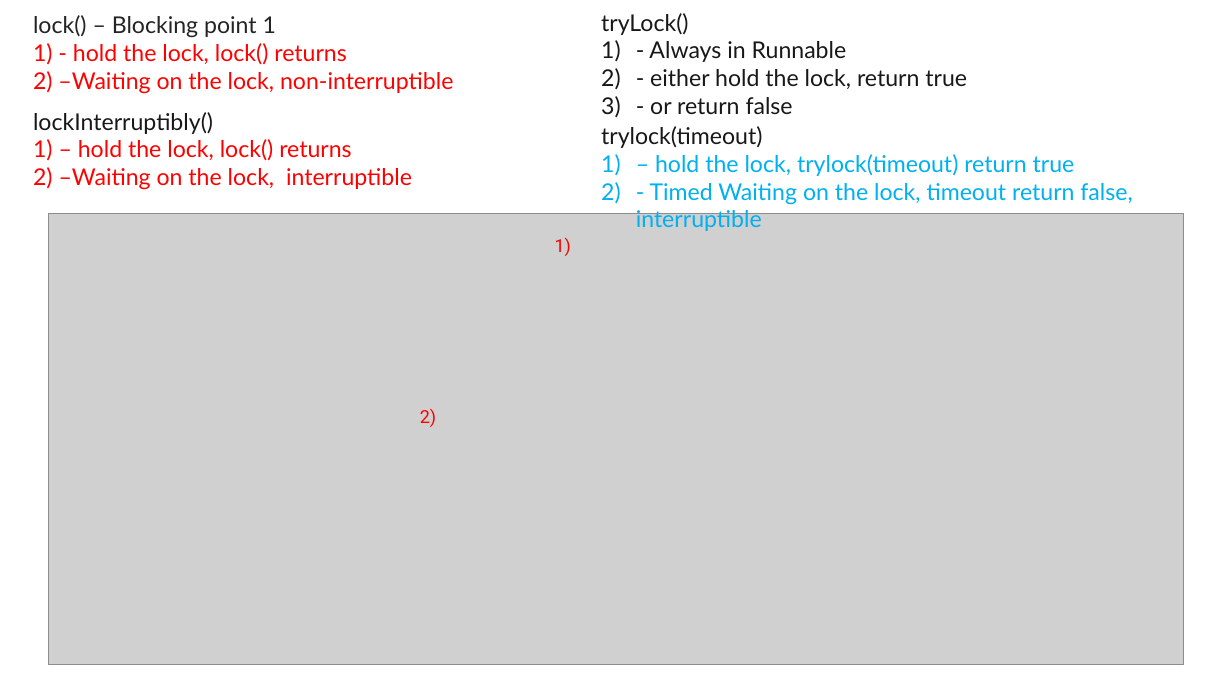
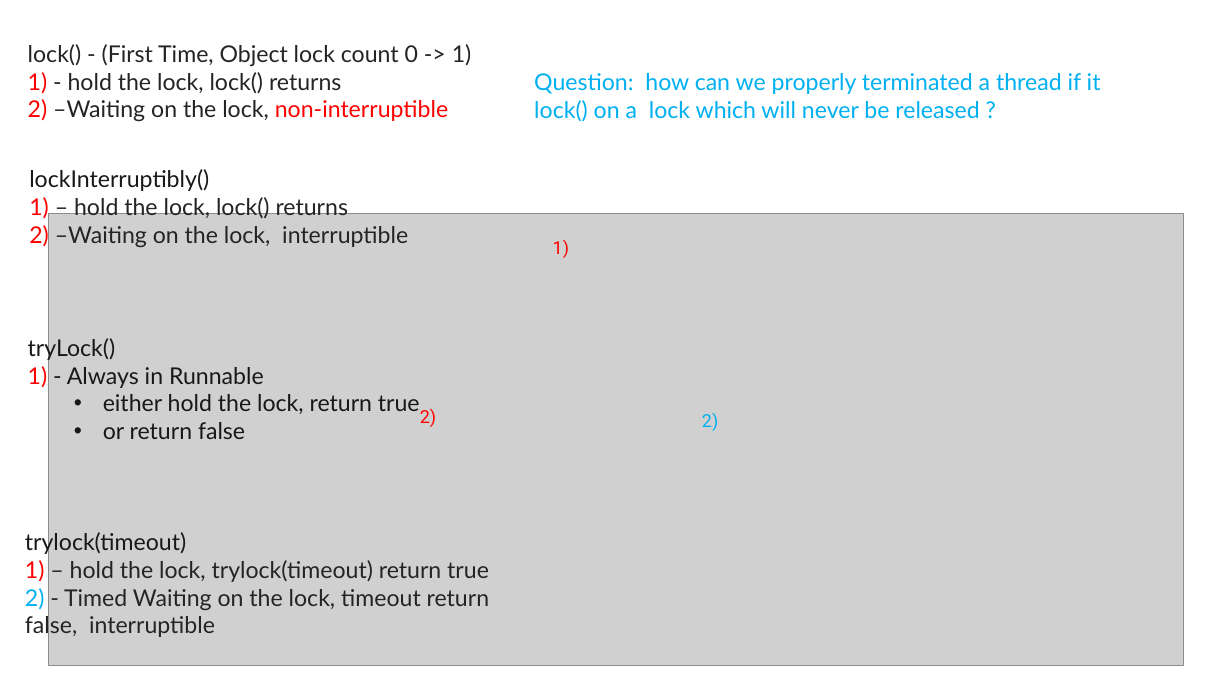
Before and after one commit to exiaoqu/ProducerConsumerProblemInJava, a slide deck: slide 18 of Producer and Consumer in Java.pptx (slide 19 before the commit). Drawn at 1232x693 pixels with LibreOffice and Linux fonts; fonts in the diff are those of the drawing; grey boxes stand for pictures; background and template pictures are left out. Boxes give left, top, right and bottom in pixels: in the first picture for what was removed or moved away, otherwise in the second. Text is boxed around its words. In the diff, an @@ line names an element or a change of style, - is before the commit and + after.

```diff
--- a/Producer and Consumer in Java.pptx
+++ b/Producer and Consumer in Java.pptx
@@ text "lock() - (First Time, Object ...": place and size @@
-text "lock() - (First Time, Object ..." at [33, 15, 453, 94]
+text "lock() - (First Time, Object ..." at [28, 44, 472, 122]
@@ text at [28, 44, 472, 66]: text changed @@
-lock() – Blocking point 1
+lock() - (First Time, Object lock count 0 -> 1)
@@ text at [28, 72, 448, 122]: text colour #FF0000 to #242424 in "- hold the lock, lock() returns", "–Waiting on the lock," @@
@@ text added at [534, 73, 1101, 122], 18 pt, text #00B0F0 @@
+Question: how can we properly terminated a thread if it lock() on a lock which will never be released ?
@@ text "lockInterruptibly()": place and size @@
-text "lockInterruptibly()" at [33, 112, 412, 190]
+text "lockInterruptibly()" at [29, 169, 408, 248]
@@ text at [29, 195, 408, 248]: text colour #FF0000 to #242424 in "– hold the lock, lock() returns", "–Waiting on the lock, interruptible" @@
@@ text "tryLock()": place and size @@
-text "tryLock()" at [601, 13, 967, 114]
+text "tryLock()" at [28, 336, 420, 439]
@@ text at [28, 366, 420, 439]: text changed @@
-1) - Always in Runnable
-2) - either hold the lock, return true
-3) - or return false
+1) - Always in Runnable
+  • either hold the lock, return true
+  • or return false
@@ text added at [702, 413, 718, 431], 14 pt, text #00B0F0 @@
+2)
@@ text "trylock(timeout)": place and size @@
-text "trylock(timeout)" at [601, 126, 1132, 231]
+text "trylock(timeout)" at [25, 530, 489, 639]
@@ text at [25, 560, 489, 639]: text changed; text colour #00B0F0 to #242424 @@
-1) – hold the lock, trylock(timeout) return true
-2) - Timed Waiting on the lock, timeout return false, interruptible
+1) – hold the lock, trylock(timeout) return true
+2) - Timed Waiting on the lock, timeout return false, interruptible
```
Also in this commit, not shown: 15 other slides changed, 4 slides added, 5 slides removed.
